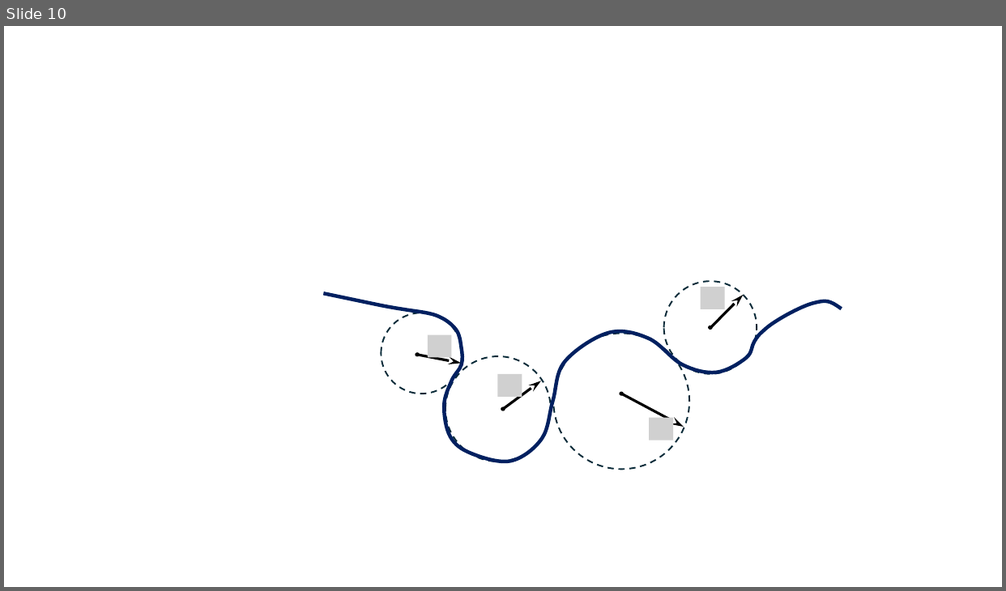
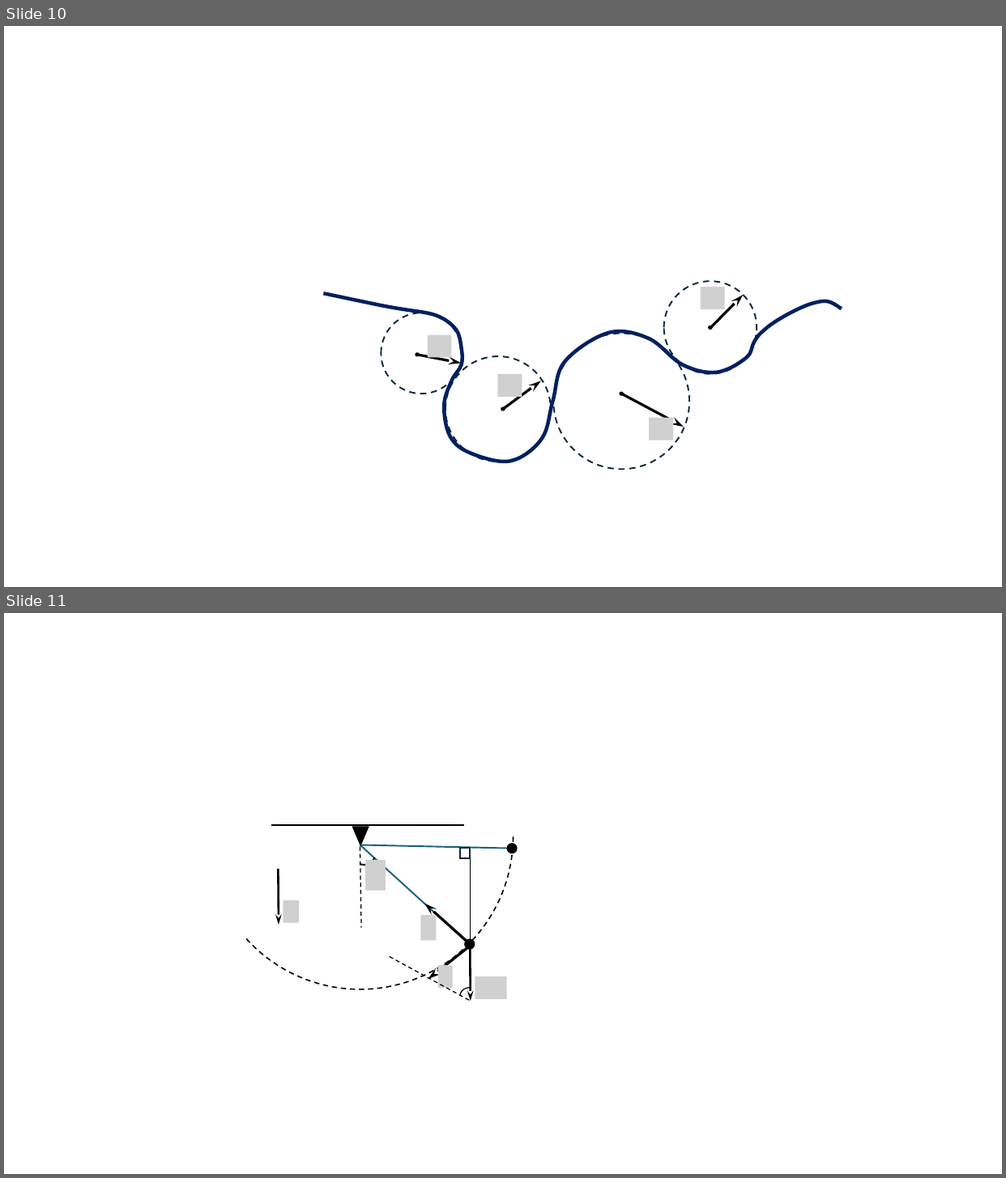
Before and after one commit to savchenko-physics/savchenko-physics.github.io, a slide deck: theory/lecture-drawings.pptx. Shown one above the other, each under a label of ours: slide 10 before the commit, slides 10 and 11 after it. The pictures are 1006x591 and 1006x1178 pixels, drawn with LibreOffice and Linux fonts; fonts in the diff are those of the drawing; grey boxes stand for pictures; background and template pictures are left out. Boxes give left, top, right and bottom in pixels: in the first picture for what was removed or moved away, otherwise in the second. Text is boxed around its words. In the diff, an @@ line names an element or a change of style, - is before the commit and + after.

```diff
--- a/theory/lecture-drawings.pptx
+++ b/theory/lecture-drawings.pptx
@@ slide 11 added at (4, 613, 1002, 1174), background #FFFFFF @@
@@ arc (boxed as its full ellipse) added at (206, 683, 513, 990), outline #000000 1.25 pt dashed @@
@@ line added from (271, 825) to (463, 825), #000000 1.5 pt @@
@@ triangle added at (352, 826, 369, 846), fill #000000 @@
@@ arc (boxed as its full ellipse) added at (349, 841, 377, 868), outline #000000 1.5 pt @@
@@ line added from (360, 840) to (361, 928), #000000 1 pt dashed @@
@@ line added from (360, 845) to (473, 948), #156082 1.5 pt @@
@@ line added from (360, 845) to (513, 849), #156082 1.5 pt @@
@@ rectangle added at (461, 848, 471, 858), outline #092A39 1.5 pt @@
@@ line added from (470, 944) to (470, 848), #000000 1 pt @@
@@ ellipse added at (507, 843, 518, 854), fill #000000 @@
@@ arrow added from (278, 869) to (279, 925), #000000 2 pt @@
@@ picture added at (365, 860, 386, 890) @@
@@ picture added at (283, 901, 299, 923) @@
@@ arrow added from (466, 941) to (424, 904), #000000 2.5 pt @@
@@ picture added at (421, 915, 437, 941) @@
@@ arrow added from (469, 947) to (428, 979), #000000 2.5 pt @@
@@ ellipse added at (464, 939, 475, 950), fill #000000 @@
@@ arrow added from (471, 945) to (471, 1002), #000000 2 pt @@
@@ line added from (390, 956) to (471, 1001), #000000 1 pt dashed @@
@@ picture added at (438, 965, 453, 988) @@
@@ picture added at (475, 977, 507, 999) @@
@@ arc (boxed as its full ellipse) added at (459, 987, 481, 1008), outline #000000 1 pt @@
```
Also in this commit, not shown: 2 other slides added, 1 other file.
